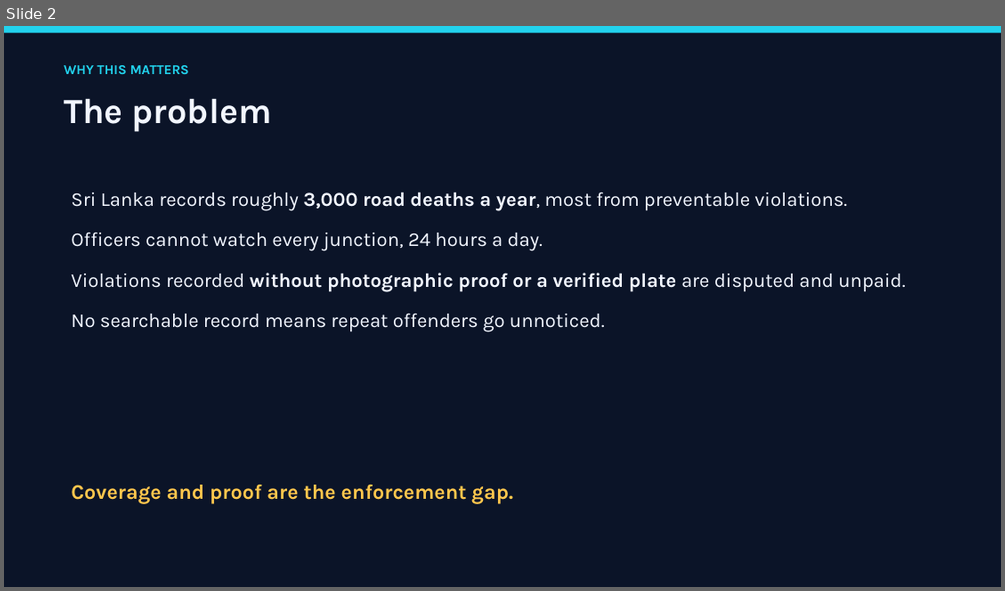
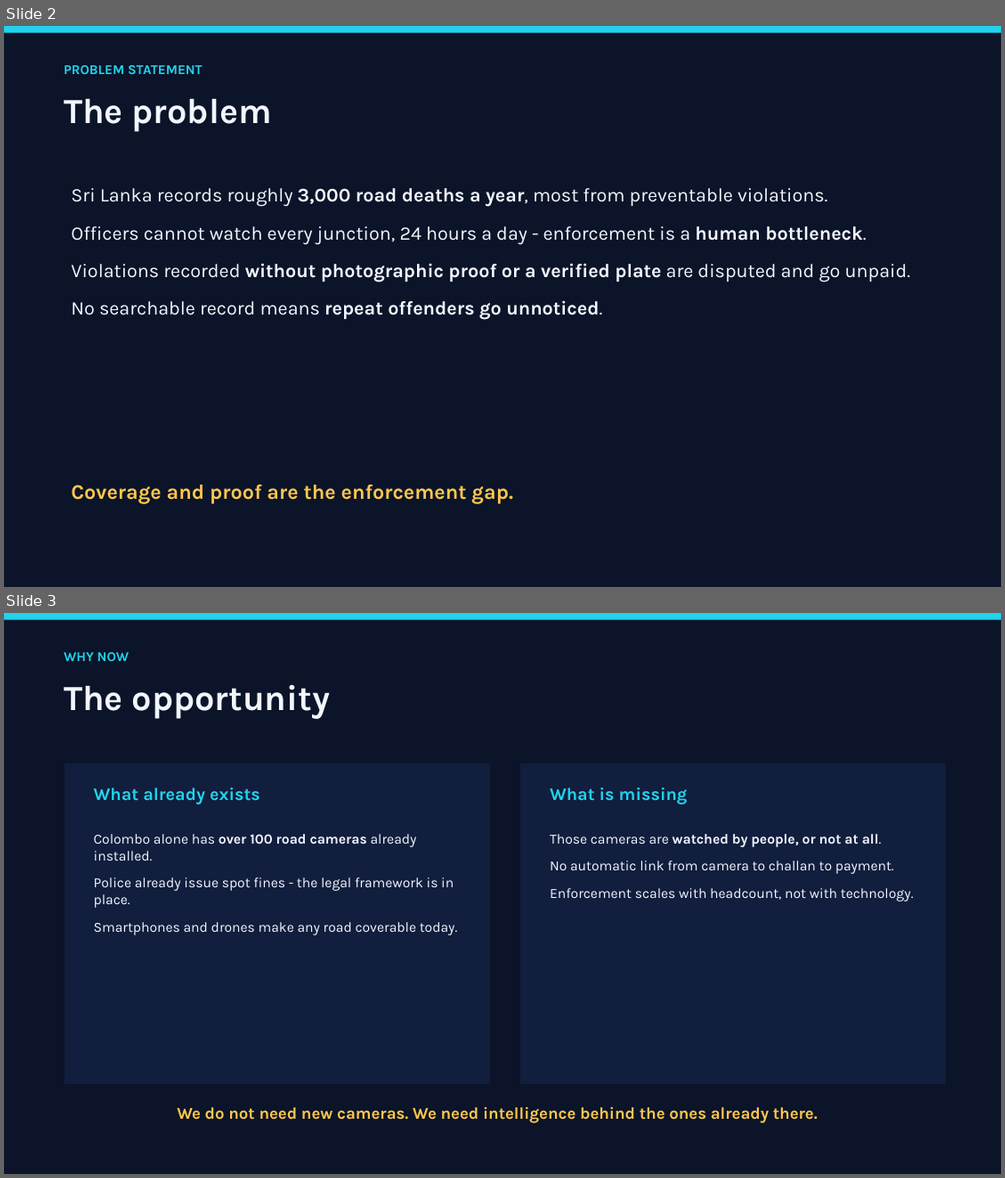
Before and after one commit to Jeba-Jebarsan/AI-SMART-TRAFFIC-INTELLIGENCE, a slide deck: docs/PRESENTATION.pptx. Shown one above the other, each under a label of ours: slide 2 before the commit, slides 2 and 3 after it. The pictures are 1005x591 and 1005x1178 pixels, drawn with LibreOffice and Linux fonts; fonts in the diff are those of the drawing. Boxes give left, top, right and bottom in pixels: in the first picture for what was removed or moved away, otherwise in the second. Text is boxed around its words. In the diff, an @@ line names an element or a change of style, - is before the commit and + after.

```diff
--- a/docs/PRESENTATION.pptx
+++ b/docs/PRESENTATION.pptx
@@ slide 3 added at (4, 613, 1001, 1174), background #0B1428 @@
@@ rectangle added at (4, 613, 1001, 620), fill #22D3EE @@
@@ text added at (64, 652, 129, 661), 13 pt, text #22D3EE, bold @@
+WHY NOW
@@ text added at (64, 684, 330, 719), 34 pt, text #F2F6FF, bold @@
+The opportunity
@@ rectangle added at (64, 763, 490, 1084), fill #111E3D, outline #0B1428 0.75 pt @@
@@ rectangle added at (520, 763, 947, 1084), fill #111E3D, outline #0B1428 0.75 pt @@
@@ text added at (94, 787, 260, 804), 17 pt, text #22D3EE, bold @@
+What already exists
@@ text added at (550, 787, 688, 804), 17 pt, text #22D3EE, bold @@
+What is missing
@@ text added at (94, 834, 457, 935), 13.5 pt, text #F2F6FF @@
+Colombo alone has over 100 road cameras already installed.
+Police already issue spot fines - the legal framework is in place.
+Smartphones and drones make any road coverable today.
@@ text added at (550, 834, 914, 901), 13.5 pt, text #F2F6FF @@
+Those cameras are watched by people, or not at all.
+No automatic link from camera to challan to payment.
+Enforcement scales with headcount, not with technology.
@@ text added at (177, 1106, 817, 1123), 16 pt, text #FFC74D, bold @@
+We do not need new cameras. We need intelligence behind the ones already there.
@@ slide 2 changed as well @@
@@ text at (64, 65, 202, 74): text changed @@
-WHY THIS MATTERS
+PROBLEM STATEMENT
@@ text at (71, 188, 827, 320): size 19 to 18.5 pt in "Sri Lanka records roughly 3,000 road deaths ...", "No searchable record means repeat offenders go ..."; bold on in "repeat offenders go unnoticed."; less space between paragraphs @@
@@ text at (71, 226, 911, 282): text changed; size 19 to 18.5 pt @@
-Officers cannot watch every junction, 24 hours a day.
-Violations recorded without photographic proof or a verified plate are disputed and unpaid.
+Officers cannot watch every junction, 24 hours a day - enforcement is a human bottleneck.
+Violations recorded without photographic proof or a verified plate are disputed and go unpaid.
```
Also in this commit, not shown: 10 other slides changed, 5 other slides added, 1 slide removed, 5 other files.
